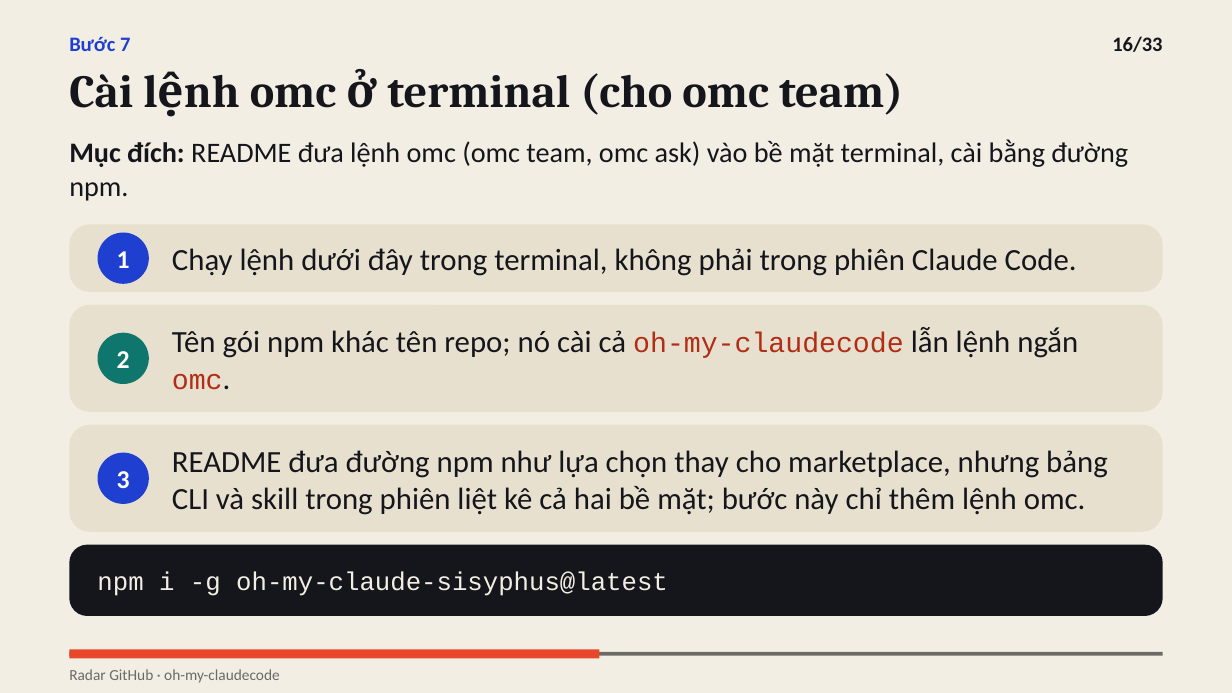
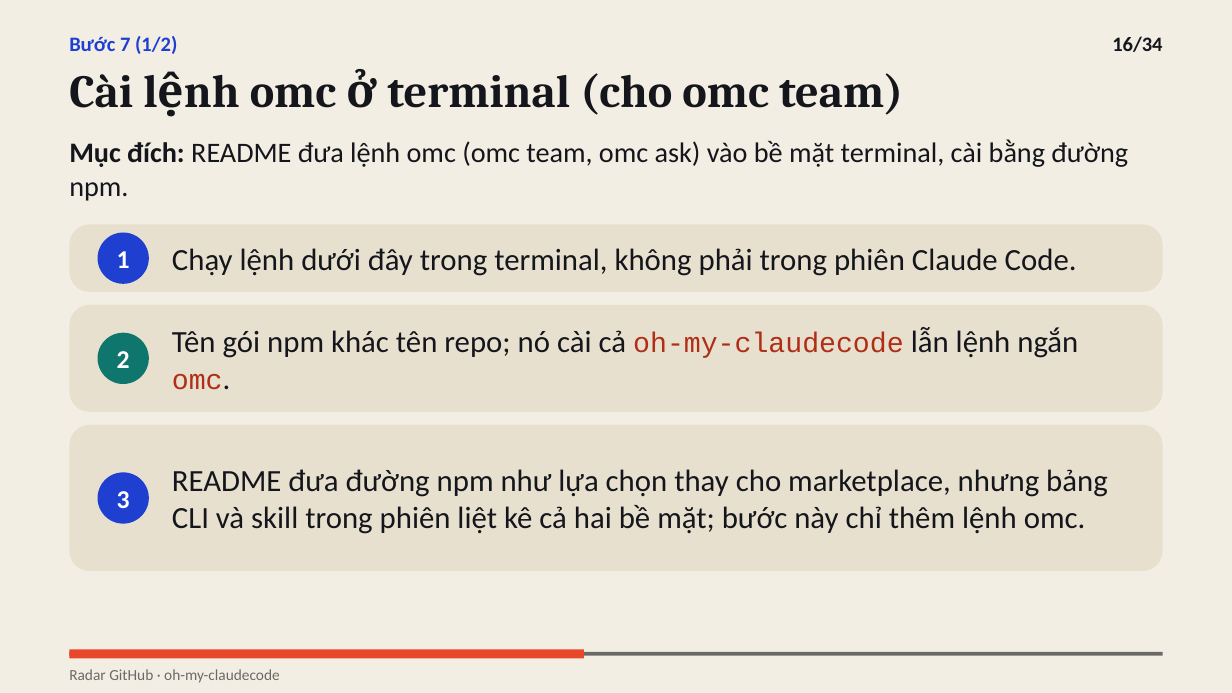
Before and after one commit to vohoailinh90/Github-radar, a slide deck: slide 16 of digests/2026-10-17-4/oh-my-claudecode/slides-vi.pptx. Drawn at 1232x693 pixels with LibreOffice and Linux fonts; fonts in the diff are those of the drawing. Boxes give left, top, right and bottom in pixels: in the first picture for what was removed or moved away, otherwise in the second. Text is boxed around its words. In the diff, an @@ line names an element or a change of style, - is before the commit and + after.

```diff
--- a/digests/2026-10-17-4/oh-my-claudecode/slides-vi.pptx
+++ b/digests/2026-10-17-4/oh-my-claudecode/slides-vi.pptx
@@ text at [69,36,177,54]: text changed @@
-Bước 7
+Bước 7 (1/2)
@@ text at [1112,36,1162,52]: text changed @@
-16/33
+16/34
@@ rounded rectangle: place and size @@
-rounded rectangle at [69,425,1163,532]
+rounded rectangle at [69,425,1163,572]
@@ rounded rectangle at [69,425,1163,572]: proportions changed @@
@@ text "README đưa đường npm như ...": place and size @@
-text "README đưa đường npm như ..." at [172,450,1108,515]
+text "README đưa đường npm như ..." at [172,469,1108,534]
@@ ellipse "3": place and size @@
-ellipse "3" at [98,453,150,505]
+ellipse "3" at [98,472,150,524]
@@ rounded rectangle removed at [69,544,1163,616] @@
@@ text removed at [97,571,668,596] @@
-npm i -g oh-my-claude-sisyphus@latest
@@ rectangle: place and size @@
-rectangle at [69,650,600,659]
+rectangle at [69,650,584,659]
```
Also in this commit, not shown: 32 other slides changed, 1 slide added, 2 other files.
